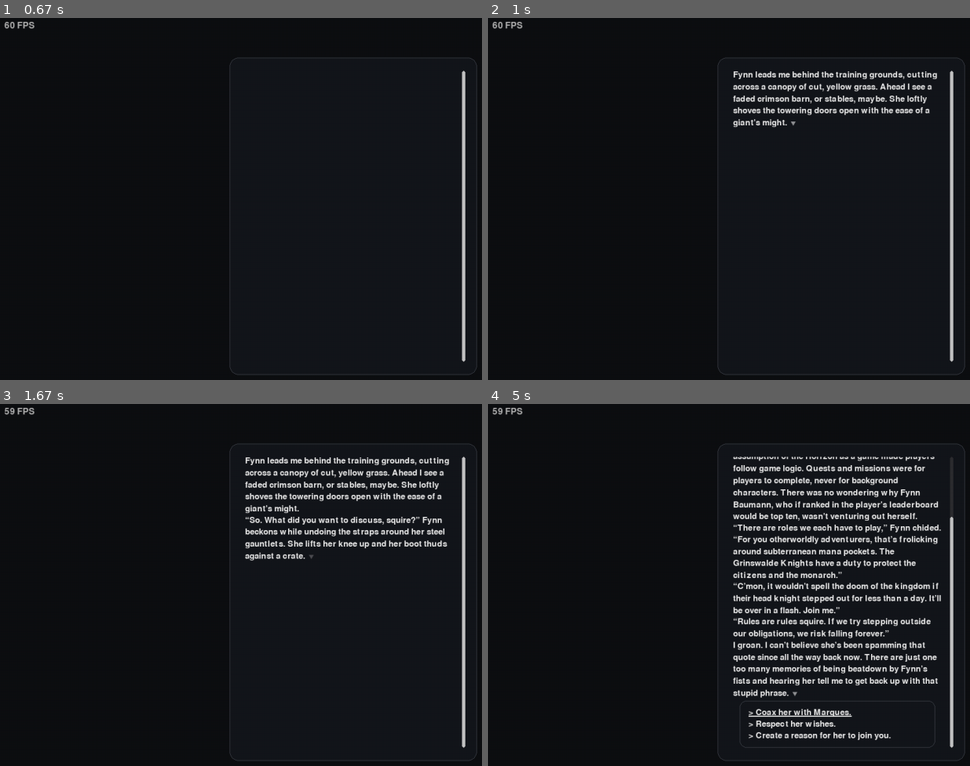
Above: before the commit, frames 1-4 (two rows, left to right).
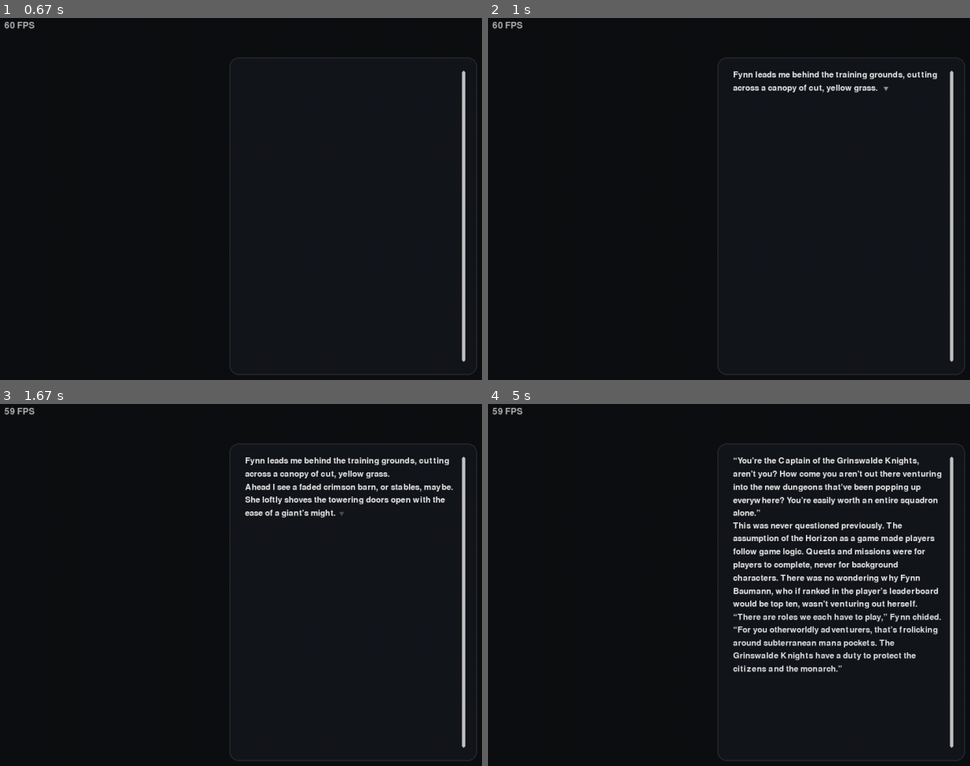
Above: after the commit, the same moments.

Repository: jhoangnguyen/solid
Game: pygame game, started from run.py
The game is run twice, just before and just after one commit, with the same random seed, the same clock (stepped at 60 frames per second) and the same inputs.
Inputs (mouse positions are in pixels of both pictures, inside the frame that each line leads up to):
- Up to frame 1 (0.67 s): tap Page Up at 0.33 s
- Up to frame 2 (1 s): click (622, 307) at 0.72 s
- Up to frame 3 (1.67 s): tap Home at 1 s; click (187, 523) at 1.38 s
- Up to frame 4 (5 s): tap Enter at 1.67 s; click (743, 519) at 2.05 s; click (outside the picture) at 2.38 s; click (613, 639) at 2.72 s; click (637, 527) at 3.05 s; tap Space at 3.33, 3.73, 4.03 s; click (685, 530) at 3.75 s; click (627, 747) at 4.22 s; click (622, 624) at 4.55 s; click (878, 711) at 4.88 s

Frame 1 is identical in both runs. In frame 2, 1.5% of the frame differs, in the area x 50-93%, y 17-31%; in frame 3, 3.6%; in frame 4, 13%, in the area x 50-97%, y 14-95%.

Commit message:
replace scroll with a scroll model for reusability

Diff:
--- a/engine/app.py
+++ b/engine/app.py
@@ -46,28 +46,6 @@
 
         self.hud_font = pygame.font.Font(None, 24)
 
-    # def handle_input(self):
-    #     for e in pygame.event.get():
-    #         if e.type == pygame.QUIT:
-    #             self.running = False
-    #         elif e.type == pygame.KEYDOWN:
-    #             if e.key == pygame.K_ESCAPE:
-    #                 self.running = False
-    #             elif e.key in (pygame.K_SPACE, pygame.K_RETURN):
-    #                 self.textbox.on_player_press()
-    #             elif e.key == pygame.K_PAGEUP:
-    #                 self.textbox.scroll(-self.textbox.viewport_height * self.cfg.input.page_scroll_frac)
-    #             elif e.key == pygame.K_PAGEDOWN:
-    #                 self.textbox.scroll(+self.textbox.viewport_height * self.cfg.input.page_scroll_frac)
-    #             elif e.key == pygame.K_HOME: self.textbox.scroll_to_top()
-    #             elif e.key == pygame.K_END: self.textbox.scroll_to_bottom()
-    #         elif e.type == pygame.MOUSEBUTTONDOWN and e.button == 1:
-    #             self.textbox.on_player_press()
-    #         elif e.type == pygame.MOUSEWHEEL:
-    #             self.textbox.scroll(-e.y * self.cfg.input.scroll_wheel_pixels)
-    #         elif e.type == pygame.VIDEORESIZE:
-    #             self.screen = pygame.display.set_mode((e.w, e.h), pygame.RESIZABLE)
-    #             self.textbox.on_resize(compute_centered_rect(self.screen, self.cfg.textbox.width_frac, self.cfg.textbox.height_frac))
     def handle_input(self):
         for e in pygame.event.get():
             if e.type == pygame.QUIT:
--- a/engine/narrative/presenter.py
+++ b/engine/narrative/presenter.py
@@ -1,87 +1,3 @@
-# # from __future__ import annotations
-# # from engine.narrative.types import Node
-# # from engine.ui.widgets.textbox import TextBox
-
-# # def render_node_into_textbox(tb: TextBox, node: Node) -> None:
-# #     """
-# #     Dump `say` and then show choices with a leading '>'.
-# #     All lines gate on click (wait_for_input=True) to match VN flow.
-# #     """
-# #     tb.clear()
-# #     # Say block
-# #     tb.queue_lines(node.say, wait_for_input=True)
-
-# #     # Blank line before options if any
-# #     if node.choices:
-# #         tb.append_line("", animated=False)  # Spacer line
-# #         # Present choices; routing WIP
-# #         for ch in node.choices:
-# #             label = ch.text or ch.id
-# #             # Mark WIP choices that have no goto
-# #             if ch.goto is None:
-# #                 label += " [WIP]"
-# #             tb.append_line(f"> {label}", animated=True, wait_for_input=True)
-
-# #     tb.scroll_to_bottom()
-
-# from __future__ import annotations
-# from typing import List, Optional
-# from engine.narrative.types import Node
-# from engine.ui.widgets.text_box import TextBox
-
-# class NodePresenter:
-#     """
-#     Presents one Node into a TextBox.
-#     - Queues the node.say as wait-for-input lines (one per press).
-#     - When the say block has fully revealed, appends ALL choices at once.
-#     """
-#     def __init__(self, textbox: TextBox):
-#         self.tb = textbox
-#         self._pending_choice_lines: Optional[List[str]] = None
-#         self._choices_shown: bool = False
-
-#     def show_node(self, node: Node) -> None:
-#         self.tb.clear()
-#         # queue the say block (click through)
-#         self.tb.model.queue_lines(node.say, wait_for_input=True)
-
-#         # prepare the choices block (spacer + one line per choice)
-#         if node.choices:
-#             lines = []
-#             lines.append("")  # spacer line
-#             for ch in node.choices:
-#                 label = ch.text or ch.id
-#                 if ch.goto is None:
-#                     label += " [WIP]"
-#                 lines.append(f"> {label}")
-#             self._pending_choice_lines = lines
-#             self._choices_shown = False
-#         else:
-#             self._pending_choice_lines = None
-#             self._choices_shown = True
-
-#         # start anchored at bottom
-#         self.tb.scroll_to_bottom()
-
-#     def update(self, dt: float) -> None:
-#         """
-#         Call this every frame (before or after tb.update). When the say block
-#         finishes (no more pending lines and last visible is done), reveal the
-#         entire choices block at once.
-#         """
-#         if not self._pending_choice_lines or self._choices_shown:
-#             return
-
-#         # Say block is done when the model has no pending entries AND the last
-#         # visible entry (the last say line) has finished animating.
-#         vis = self.tb.model.visible_entries
-#         last_done = (not vis) or (vis[-1].t >= vis[-1].duration - 1e-4)
-#         if self.tb.model.pending_count == 0 and last_done:
-#             # Append all choices as *visible* entries (animated=True for a unified fade/slide)
-#             self.tb.model.append_visible_lines(self._pending_choice_lines, animated=True)
-#             self.tb.scroll_to_bottom()
-#             self._choices_shown = True
-
 from __future__ import annotations
 from typing import List, Optional
 from engine.narrative.types import Node, Choice, Story
--- /dev/null
+++ b/engine/ui/scroll_model.py
@@ -0,0 +1,14 @@
+from dataclasses import dataclass
+
+@dataclass
+class ScrollModel:
+    content_h: int = 0
+    viewport_h: int = 0
+    offset: float = 0.0
+
+    def max(self) -> float: return max(0.0, float(self.content_h - self.viewport_h))
+    def clamp(self): self.offset = max(0.0, min(self.max(), self.offset))
+    def scroll(self, dy: float): self.offset += dy; self.clamp()
+    def to_top(self): self.offset = 0.0
+    def to_bottom(self): self.offset = self.max()
+    def near_bottom(self, px: int) -> bool: return (self.max() - self.offset) <= max(0, px)
--- a/engine/ui/style.py
+++ b/engine/ui/style.py
@@ -36,9 +36,9 @@
     box_border: tuple[int, int, int] = (60, 64, 72)
     border_radius: int = 16
     padding: tuple[int, int, int, int] = (24, 28, 24, 28)
-    line_spacing: int = 6
+    line_spacing: int = 8
     scrollbar: ScrollbarStyle = field(default_factory=ScrollbarStyle)
-    entry_gap: int = 5
+    entry_gap: int = 8
     wait_indicator: WaitIndicatorStyle = field(default_factory=WaitIndicatorStyle)
 
     def derive(self, **overrides) -> "Theme":
--- a/engine/ui/widgets/text_box.py
+++ b/engine/ui/widgets/text_box.py
@@ -2,13 +2,13 @@
 
 from typing import Optional
 import pygame
-import math
 
 from engine.ui.style import Theme
 from engine.ui.text_model import TextModel, RevealParams
 from engine.ui.text_view import TextView
 from engine.ui.scroll_bar import Scrollbar
 from engine.ui.widgets.choice_box import ChoiceBox
+from engine.ui.scroll_model import ScrollModel
 
 class TextBox:
     """
@@ -23,7 +23,7 @@
         "rect",
         "theme",
         "opacity",
-        "scroll_y",
+        "scroller",
         "model",
         "view",
         "_choice_lines",
@@ -49,10 +49,10 @@
         self.rect = rect.copy()
         self.theme = theme
         self.opacity: float = 1.0
-        self.scroll_y: float = 0.0
 
         self.model = TextModel(reveal)
         self.view = TextView(theme)
+        self.scroller = ScrollModel(content_h=0, viewport_h=self.view, offset=0.0)
 
         self._choice_lines = None
         self._choice_anim_t = 0.0
@@ -70,7 +70,7 @@
     def set_text(self, text: str) -> None:
         """ Sets text directly into the box. No animations. """
         self.model.set_text(text)
-        self.scroll_to_top()
+        self.scroller.to_top()
 
     def set_follow_bottom(self, on: bool) -> None:
         self._follow_bottom = bool(on)
@@ -84,29 +84,30 @@
         self.model.append_line(line, animated, wait_for_input)
         # if adding immediately-visible content, keep anchored when near bottom
         if not (animated or wait_for_input) and self._near_bottom():
-            self.scroll_to_bottom()
+            self.scroller.to_bottom()
 
     def clear(self) -> None:
         """ Clears all queued dialogue and resets scroll. """
         self.model.clear()
-        self.scroll_y = 0.0
+        self.scroller.to_top()
 
     # ---------- lifecycle ----------
     def on_resize(self, new_rect: pygame.Rect) -> None:
         """ Adjusts all visible ratios for drawn rects and viewports to match the current resolution."""
         was_bottom = self._near_bottom()
-        old_max = max(1e-6, self.max_scroll())
-        ratio = self.scroll_y / old_max
+        old_max = max(1e-6, self.scroller.max())
+        ratio = self.scroller.offset / old_max
 
         self.rect = new_rect.copy()
         # force relayout now so scroll math is correct immediately
         viewport = self.view.viewport_rect(self.rect)
         self.view.ensure_layout(viewport.width, self.model.visible_entries)
 
+        self._sync_scroll_metrics()
         if was_bottom:
-            self.scroll_to_bottom()
+            self.scroller.to_bottom()
         else:
-            self.scroll_y = self.max_scroll() * ratio
+            self.scroller.offset = self.scroller.max() * ratio
 
     def set_theme(self, theme: Theme) -> None:
         """ Sets the theme of the textbox object. Also sets the theme of the text, if provided. """
@@ -117,27 +118,28 @@
         """ Updates the current state of the text box based on delta line. Releases lines and autoscrolls. """
         flags = self.model.update(dt)
         self.view.update(dt)
+        self._sync_scroll_metrics()
         # keep anchored during slides if close to bottom
         if (flags.get("released") or flags.get("animating")) and (self._follow_bottom or self._near_bottom()):
-            self.scroll_to_bottom()
+            self.scroller.to_bottom()
         # Tick overlay
         if self._choice_lines is not None and self._choice_anim_t < self._choice_anim_dur:
             self._choice_anim_t = min(self._choice_anim_dur, self._choice_anim_t + dt)
             # if we were at bottom when the panel appeared, keep anchoring during its growth
             if self._choice_anchor_bottom or self._follow_bottom:
-                self.scroll_to_bottom()
+                self.scroller.to_bottom()
         elif self._choice_lines is not None:
             self._choice_anchor_bottom = False
 
     def on_player_press(self) -> None:
         """ Function to scroll on player mouse click or pressing a key. """
         if self.model.on_player_press() and (self._follow_bottom or self._near_bottom()):
-            self.scroll_to_bottom()
+            self.scroller.to_bottom()
 
     def advance_line_now(self) -> None:
         """ Advances the line immediately and autoscroll. """
         if self.model.advance_line_now() and (self._follow_bottom or self._near_bottom()):
-            self.scroll_to_bottom()
+            self.scroller.to_bottom()
 
     def show_choice_box(self, lines: list[str]) -> None:
         """ Show a choices overlay (renders inside the textbox viewport). """
@@ -150,7 +152,7 @@
         self._choice_hover_idx = -1
 
         if was_bottom:
-            self.scroll_to_bottom()
+            self.scroller.to_bottom()
 
     def hide_choice_box(self) -> None:
         """ Hide the choices overlay. """
@@ -174,7 +176,7 @@
         return self._choice_selected_idx
 
     def _choice_y_flow(self, viewport: pygame.Rect) -> int:
-        return (viewport.y - int(round(self.scroll_y)) + self.view.content_height(self.model.visible_entries) + self.model.last_entry_anim_offset() + max(self.theme.entry_gap, self.theme.line_spacing))
+        return (viewport.y - int(round(self.scroller.offset)) + self.view.content_height(self.model.visible_entries) + self.model.last_entry_anim_offset() + max(self.theme.entry_gap, self.theme.line_spacing))
 
     def choice_hover_at(self, window_pos: tuple[int, int]) -> None:
         if not self._choice_lines:
@@ -197,23 +199,33 @@
     # ---------- scrolling ----------
     def scroll(self, dy: float) -> None:
         """ Scrolls the textbox by a delta y amount. Blocks any negatives values. """
-        if dy == 0:
-            return
+        if dy == 0: return
         prev_bottom = self.is_at_bottom
-        self.scroll_y = max(0.0, min(self.max_scroll(), self.scroll_y + dy))
+        self.scroller.scroll(dy)
         if not self.is_at_bottom and not prev_bottom:
             self._follow_bottom = False
+        if self.is_at_bottom:
+            self._follow_bottom = True # Optional
 
     def max_scroll(self) -> float:
         """ Scrolls the textbox to the bottom of the visible content. """
-        return max(0.0, float(math.ceil(self._visual_content_height() - self.viewport_height)))
+        self._sync_scroll_metrics()
+        return self.scroller.max()
 
     def scroll_to_top(self) -> None:
-        self.scroll_y = 0.0
+        self.scroller.to_top()
+        self._follow_bottom = False
 
     def scroll_to_bottom(self) -> None:
-        self.scroll_y = self.max_scroll()
+        self._sync_scroll_metrics()
+        self.scroller.to_bottom()
         self._follow_bottom = True
+
+    def _sync_scroll_metrics(self) -> None:
+        """ Update ScrollModel content/viewport from current layout. """
+        self.scroller.viewport_h = self.viewport_height
+        self.scroller.content_h = int(self._visual_content_height())
+        self.scroller.clamp()
 
     # ---------- properties ----------
     @property
@@ -223,11 +235,11 @@
 
     @property
     def is_at_top(self) -> bool:
-        return self.scroll_y <= 1e-3
+        return self.scroller.offset <= 1e-3
 
     @property
     def is_at_bottom(self) -> bool:
-        return self.scroll_y >= self.max_scroll() - 1e-3
+        return (self.scroller.max() - self.scroller.offset) <= 1e-3
 
     # ---------- drawing ----------
     def draw(self, surface: pygame.Surface) -> None:
@@ -240,7 +252,7 @@
         viewport = self.view.viewport_rect(self.rect)
 
         # draw background + text
-        self.view.draw_into(layer, self.rect, entries, self.scroll_y)
+        self.view.draw_into(layer, self.rect, entries, self.scroller.offset)
 
         # draw scrollbar
         Scrollbar.draw(
@@ -248,14 +260,14 @@
             self.rect,
             viewport,
             self._visual_content_height(),
-            self.scroll_y,
-            self.max_scroll(),
+            self.scroller.offset,
+            self.scroller.max(),
             self.theme,
         )
 
         if self._choice_lines:
             viewport = self.view.viewport_rect(self.rect)
-            y_flow = viewport.y - int(round(self.scroll_y)) + self.view.content_height(entries) + self.model.last_entry_anim_offset() + self._choice_gap_above()
+            y_flow = viewport.y - int(round(self.scroller.offset)) + self.view.content_height(entries) + self.model.last_entry_anim_offset() + self._choice_gap_above()
             ChoiceBox.draw_flow(
                 layer=layer,
                 viewport=viewport,
@@ -276,16 +288,14 @@
     # ---------- helpers ----------
     def _near_bottom(self) -> bool:
         px = getattr(self.model.reveal, "stick_to_bottom_threshold_px", 24)
-        return (self.max_scroll() - self.scroll_y) <= max(0, px)
+        self._sync_scroll_metrics()
+        return (self.max_scroll() - self.scroller.offset) <= max(0, px)
 
     def _visual_content_height(self) -> int:
         # content height from view + any remaining animation offset on last line
-        # return self.view.content_height(self.model.visible_entries) + self.model.last_entry_anim_offset()
         h = self.view.content_height(self.model.visible_entries) + self.model.last_entry_anim_offset()
         if self._choice_lines:
             viewport = self.view.viewport_rect(self.rect)
-            # y_flow = self._choice_y_flow(viewport)
-            # ChoiceBox.draw_flow(layer, viewport, self._choice_lines, self.theme, y_flow, self._choice_anim_t, self._choice_anim_dur, selected_idx=self._choice_selected_idx)
             h += self._choice_gap_above() + ChoiceBox.calc_height(viewport, self._choice_lines, self.theme)
         return h
 
--- a/game/content/prologue.yaml
+++ b/game/content/prologue.yaml
@@ -3,9 +3,13 @@
 
   training_grounds0:
     say: |
-      Fynn leads me behind the training grounds, cutting across a canopy of cut, yellow grass. Ahead I see a faded crimson barn, or stables, maybe. She loftly shoves the towering doors open with the ease of a giant’s might.
-      “So. What did you want to discuss, squire?” Fynn beckons while undoing the straps around her steel gauntlets. She lifts her knee up and her boot thuds against a crate.
-      The corner of my mouth can’t help but begin to do something funny despite the fact that the situation wasn’t very funny at all. I’m seeing her as she was before: A staggeringly brute of a captain. Dirty, blonde hair. Rough hands. A height so towering I’m forced to look at her disrespectfully if I look straight ahead. But it’s certainly strange. Even with the same kind eyes that seem to cradle you everytime you gaze into them, the same gentle pair I’ve been accustomed for most of my life,
+      Fynn leads me behind the training grounds, cutting across a canopy of cut, yellow grass.
+      Ahead I see a faded crimson barn, or stables, maybe. She loftly shoves the towering doors open with the ease of a giant’s might.
+      “So. What did you want to discuss, squire?”
+      Fynn beckons while undoing the straps around her steel gauntlets. She lifts her knee up and her boot thuds against a crate.
+      The corner of my mouth can’t help but begin to do something funny despite the fact that the situation wasn’t very funny at all.
+      I’m seeing her as she was before: A staggeringly brute of a captain. Dirty, blonde hair. Rough hands. A height so towering I’m forced to look at her disrespectfully if I look straight ahead.
+      But it’s certainly strange. Even with the same kind eyes that seem to cradle you everytime you gaze into them, the same gentle pair I’ve been accustomed for most of my life,
       A Fynn without war scars isn’t really Fynn at all.
       She blinks to look up upon noticing my silence.
       “Is there a problem?”
